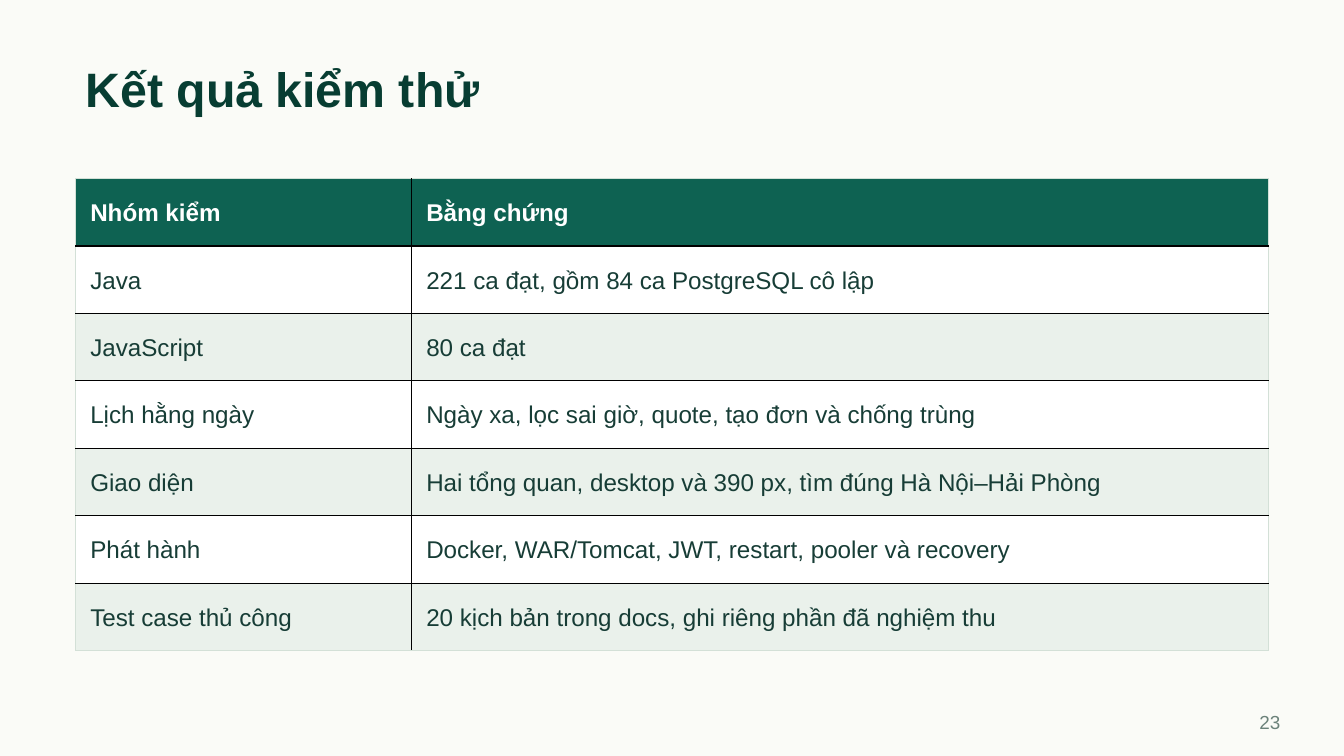
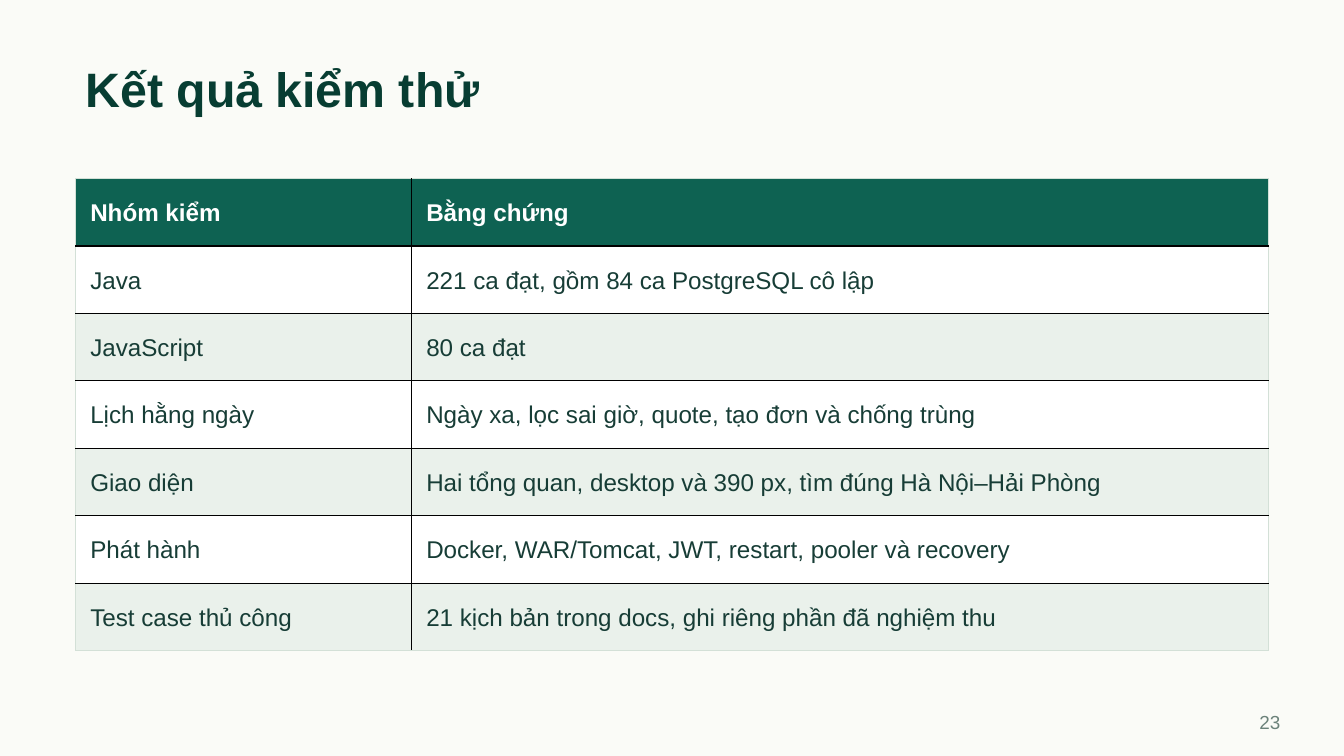
Before and after one commit to hieuv526034/vietroute-web, a slide deck: slide 23 of docs/05-ke-hoach/bao-cao/Thuyet_trinh_VietRoute.pptx. Drawn at 1344x756 pixels with LibreOffice and Linux fonts; fonts in the diff are those of the drawing. Boxes give left, top, right and bottom in pixels: in the first picture for what was removed or moved away, otherwise in the second. Text is boxed around its words. In the diff, an @@ line names an element or a change of style, - is before the commit and + after.

Commit message:
Khởi tạo lịch cố định cả tuần cho bảy nhà xe (bootstrap)
Bật 26 lịch mẫu đủ điều kiện trên DB mới, giữ nguyên mã và lịch sử các lượt cũ. Cập nhật trợ giúp hai ngôn ngữ, kịch bản demo, PowerPoint và LC-10. Hai tuyến 34 giờ cần thêm ca luân phiên.

Kiểm tra: ba regression PostgreSQL, format/rules/docs và bố cục PowerPoint đạt. Đã đối chiếu bảy ngày trên Render sau backup, thử phục hồi và bật 22 lịch mẫu bổ sung.

```diff
--- a/docs/05-ke-hoach/bao-cao/Thuyet_trinh_VietRoute.pptx
+++ b/docs/05-ke-hoach/bao-cao/Thuyet_trinh_VietRoute.pptx
@@ table at (76, 178, 1268, 651) @@
-row 7, column 2: 20 kịch bản trong docs, ghi riêng phần đã nghiệm thu
+row 7, column 2: 21 kịch bản trong docs, ghi riêng phần đã nghiệm thu
```
Also in this commit, not shown: 1 other slide changed, 10 other files.
